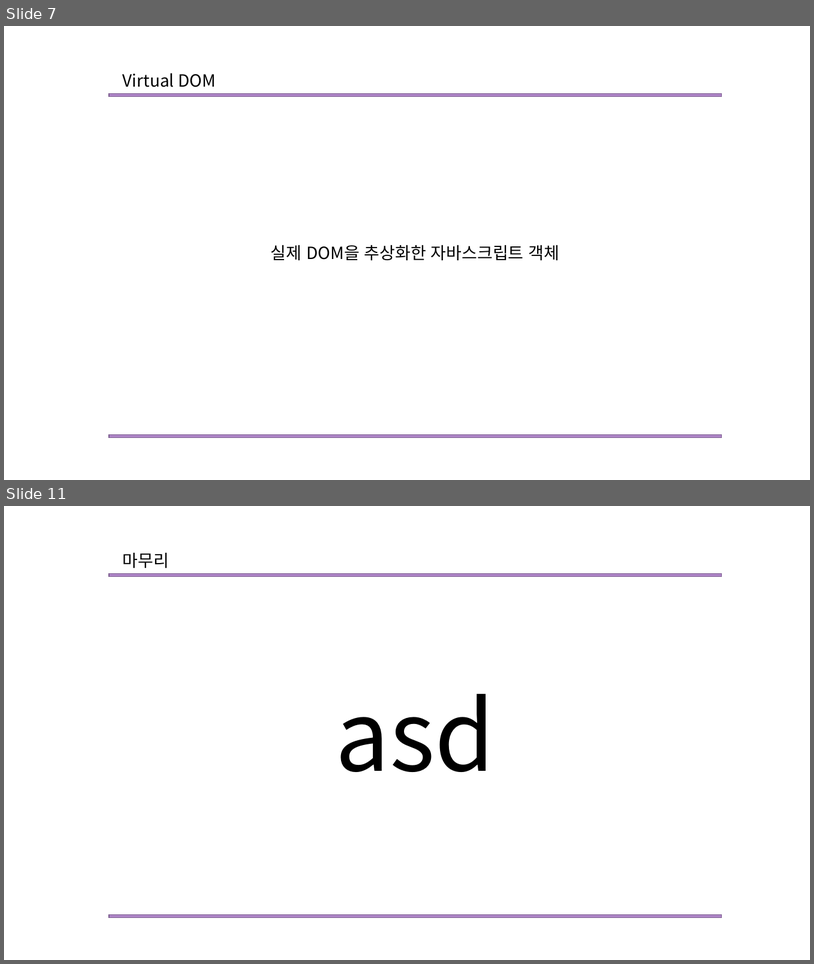
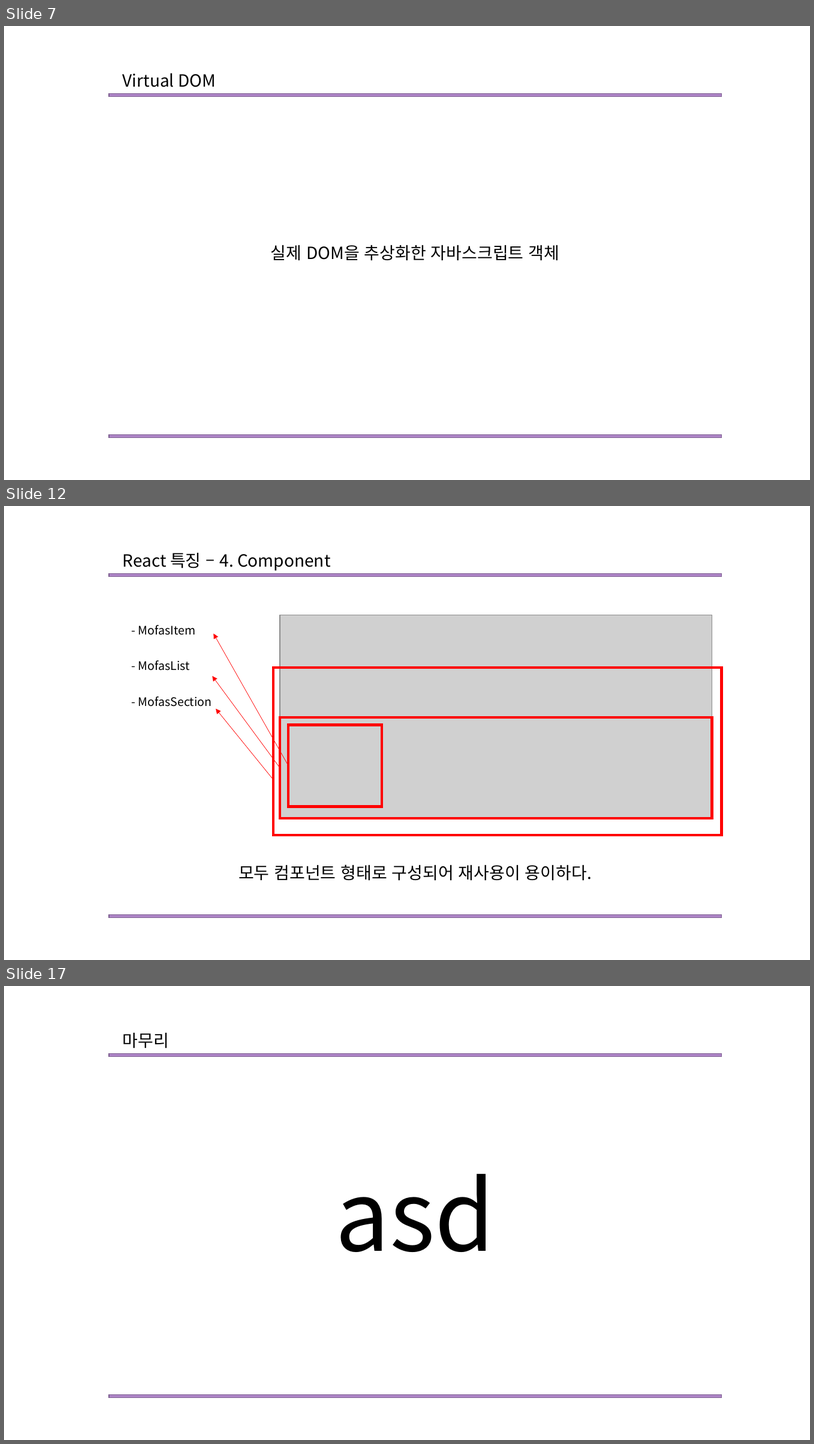
Before and after one commit to Mikusnuz/MyPractice, a slide deck: Study/6. React.pptx. Shown one above the other, each under a label of ours: slides 7 and 11 before the commit, slides 7, 12 and 17 after it; the slides between them are not shown. The pictures are 814x964 and 814x1444 pixels, drawn with LibreOffice and Linux fonts; fonts in the diff are those of the drawing; grey boxes stand for pictures. Boxes give left, top, right and bottom in pixels: in the first picture for what was removed or moved away, otherwise in the second. Text is boxed around its words. In the diff, an @@ line names an element or a change of style, - is before the commit and + after.

```diff
--- a/Study/6. React.pptx
+++ b/Study/6. React.pptx
@@ slide 12 added at bbox=[4, 506, 810, 960], background #FFFFFF @@
@@ text added at bbox=[123, 553, 330, 571], 20 pt, text #000000 @@
+React 특징 – 4. Component
@@ rectangle added at bbox=[108, 574, 722, 577], fill #AD84C6, outline #806292 1 pt @@
@@ text added at bbox=[138, 625, 195, 635], 14 pt, text #000000 @@
+- MofasItem
@@ picture added at bbox=[280, 615, 713, 818] @@
@@ arrow added from (288, 766) to (214, 634), #FF0000 0.5 pt @@
@@ text added at bbox=[138, 660, 189, 670], 14 pt, text #000000 @@
+- MofasList
@@ rectangle added at bbox=[273, 667, 722, 835], outline #FF0000 3 pt @@
@@ arrow added from (280, 768) to (213, 676), #FF0000 0.5 pt @@
@@ text added at bbox=[138, 696, 212, 706], 14 pt, text #000000 @@
+- MofasSection
@@ arrow added from (273, 780) to (216, 709), #FF0000 0.5 pt @@
@@ rectangle added at bbox=[280, 717, 713, 817], outline #FF0000 3 pt @@
@@ rectangle added at bbox=[288, 725, 382, 807], outline #FF0000 3 pt @@
@@ text added at bbox=[239, 864, 592, 880], 20 pt, text #000000 @@
+모두 컴포넌트 형태로 구성되어 재사용이 용이하다.
@@ rectangle added at bbox=[108, 915, 722, 918], fill #AD84C6, outline #806292 1 pt @@
@@ what was slide 11 is now slide 17 @@
```
Also in this commit, not shown: 4 slides changed, 6 other slides added, 1 slide removed, 5 other files.
